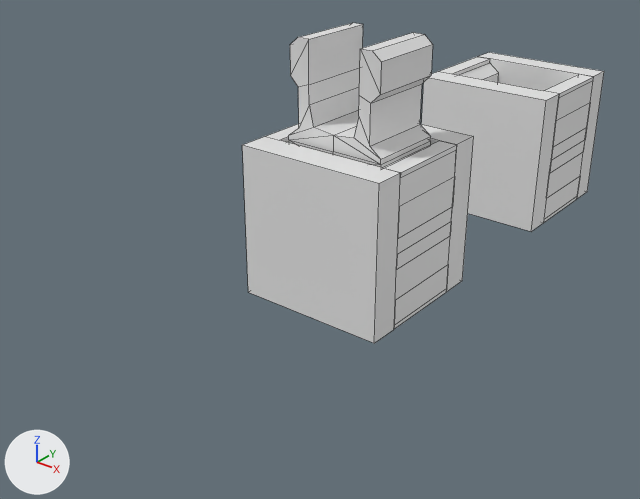
Renders of the Blender file blender/clip.blend from each side of a commit.
Before and after are seen from a 50 mm camera at (30.2, -41.5, 27.5) aimed at (-0.9, -2.7, 3.4). The axes (+X, +Y, +Z) are drawn at lower left. The lights are the same throughout. Mesh edges are drawn as thin lines.

The first picture shows 'clip', 'clip_holder_top_main', 'clip_holder_top_main_applied'.
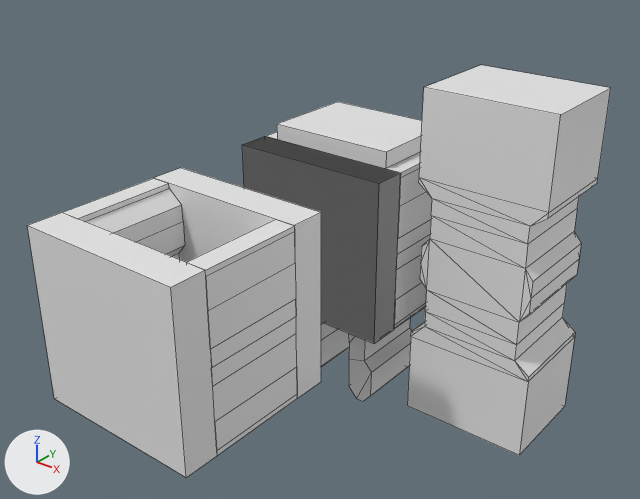
The change, as a diff of the scene's bpy script:
```diff
--- a/blender/clip.blend.py
+++ b/blender/clip.blend.py
@@ me_beziercurve @@
 me_beziercurve.from_pydata(...)  # 26 vertices, 23 faces; spans x 0.0..3.4, y -1.3..3.9, z 0.0..6.3
 # used by ob_clip; location = (0.0, -1.3, 10.0)
 # verts and faces of me_beziercurve; kept vertices keep their numbers, new ones are numbered from 26
 # before: 0 (1.8, -1.3, 2.5) at pixel (358, 116), 1 (1.8, -1.3, 3.7) at pixel (359, 95), 2 (1.8, -1.3, 6.3) at pixel (360, 48), 4 (3.2, -1.3, 4.0) at pixel (380, 94), 7 (2.6, -1.3, 6.3) at pixel (372, 50)
 # before: 8 (2.6, -1.3, 3.4) at pixel (370, 103), 11 (1.8, 3.9, 2.5), 12 (1.8, 3.9, 3.7), 13 (1.8, 3.9, 6.3) at pixel (412, 32), 15 (3.2, 3.9, 4.0) at pixel (431, 75)
 # before: 18 (2.6, 3.9, 6.3) at pixel (424, 34), 19 (2.6, 3.9, 3.4) at pixel (422, 83), 23 (1.48, -1.3, 1.18) at pixel (353, 137), 25 (1.48, 3.9, 1.18)
+# me_beziercurve part 1
+delete_faces([(1, 2, 4, 8), (12, 19, 15, 13), (1, 12, 13, 2)])
+for i in [0, 1, 11, 12]: verts[i] += (-0.4, 0.0, 0.0)
+verts[2] = (2.1, -1.3, 6.5)  # moved
+verts[13] = (2.1, 3.9, 6.5)  # moved
+verts[7] = (2.6, -1.3, 6.5)  # moved
+verts[18] = (2.6, 3.9, 6.5)  # moved
+verts[23] = (1.28, -1.3, 1.18)  # moved
+verts[25] = (1.28, 3.9, 1.18)  # moved
+verts[26] = (1.4, -1.3, 5.8)
+verts[27] = (1.4, 3.9, 5.8)
+faces += [(1, 26, 2, 4, 8), (12, 19, 15, 13, 27), (1, 12, 27, 26), (2, 26, 27, 13)]
@@ me_cube_001 @@
 me_cube_001.from_pydata(...)  # 8 vertices, 6 faces; spans x -5.0..5.0, y -1.01..1.01, z -5.0..5.0
 # used by ob_clip_holds; location = (0.0, -4.0, 5.0)
 # before: 0 (-5.0, -1.01, -5.0) at pixel (248, 292), 1 (-5.0, -1.01, 5.0) at pixel (242, 144), 2 (-5.0, 1.01, -5.0), 3 (-5.0, 1.01, 5.0) at pixel (264, 136), 4 (5.0, -1.01, -5.0) at pixel (374, 343)
 # before: 5 (5.0, -1.01, 5.0) at pixel (379, 183), 6 (5.0, 1.01, -5.0) at pixel (393, 329), 7 (5.0, 1.01, 5.0) at pixel (400, 172)
+# me_cube_001 part 2
+for i in [0, 2, 4, 6]: me_cube_001.vertices[i].co += Vector((0.0, 0.0, -0.01))
+for i in [1, 3, 5, 7]: me_cube_001.vertices[i].co += Vector((0.0, 0.0, 0.01))
@@ me_cube_002_1 @@
+me_cube_002_1.from_pydata(...)  # 60 vertices, 82 faces; spans x -3.8..3.8, y -3.0..3.0, z -10.0..10.0
@@ me_cube @@
+me_cube.from_pydata(...)  # a box spanning x -4.0..4.0, y -3.0..3.0, z -1.0..11.0
@@ ob_clip @@
 ob_clip = bpy.data.objects.new('clip', me_beziercurve)
-ob_clip.location = (0.0, -1.3, 10.0)
+ob_clip.location = (0.0, -1.3, 0.0)
 _m = ob_clip.modifiers.new('Mirror', 'MIRROR')
@@ ob_clip_holds @@
 _m = ob_clip_holds.modifiers.new('Mirror', 'MIRROR')
 _m.mirror_object = ob_center
-ob_clip_holds.hide_set(True)
@@ ob_clip_holder_top_main_applied @@
 ob_clip_holder_top_main_applied = bpy.data.objects.new('clip_holder_top_main_applied', me_cube_002)
-ob_clip_holder_top_main_applied.location = (0.0, 17.4, 5.0)
+ob_clip_holder_top_main_applied.location = (0.0, -17.6, 5.0)
@@ ob_clip_holder_negative_applied @@
+ob_clip_holder_negative_applied = bpy.data.objects.new('clip_holder_negative_applied', me_cube_002_1)
+ob_clip_holder_negative_applied.location = (10.0, 0.0, 5.0)
@@ ob_clip_holder_negative @@
+ob_clip_holder_negative = bpy.data.objects.new('clip_holder_negative', me_cube)
+ob_clip_holder_negative.location = (0.0, 0.0, 0.0)
+_m = ob_clip_holder_negative.modifiers.new('Boolean', 'BOOLEAN')
+_m.object = ob_clip_holder_top_main
```

Boxes [x1, y1, x2, y2] around the edits, measured in the pictures (640 x 499 px; the box of a moved part takes in the faces that stretch with it):
'clip_holder_top_main_applied', moved
    before: [422, 52, 604, 231]
    after: [27, 168, 321, 477]
'clip_holder_negative_applied', added
    after: [407, 65, 611, 455]
'clip_holder_top_main', reshaped
    before: [242, 124, 474, 343]
    after: [242, 132, 432, 343]
'clip', reshaped, moved
    before: [289, 23, 433, 168]
    after: [321, 318, 411, 401]
'clip_holder_negative', shown, added
    after: [277, 102, 422, 169]
'clip_holds', shown
    after: [375, 174, 400, 341]
part 1 of me_beziercurve, moved or reshaped
    before: [289, 23, 433, 167]
    after: [321, 322, 372, 401]
part 2 of me_cube_001, moved or reshaped
    before: [242, 124, 474, 343]
    after: [242, 136, 400, 343]
